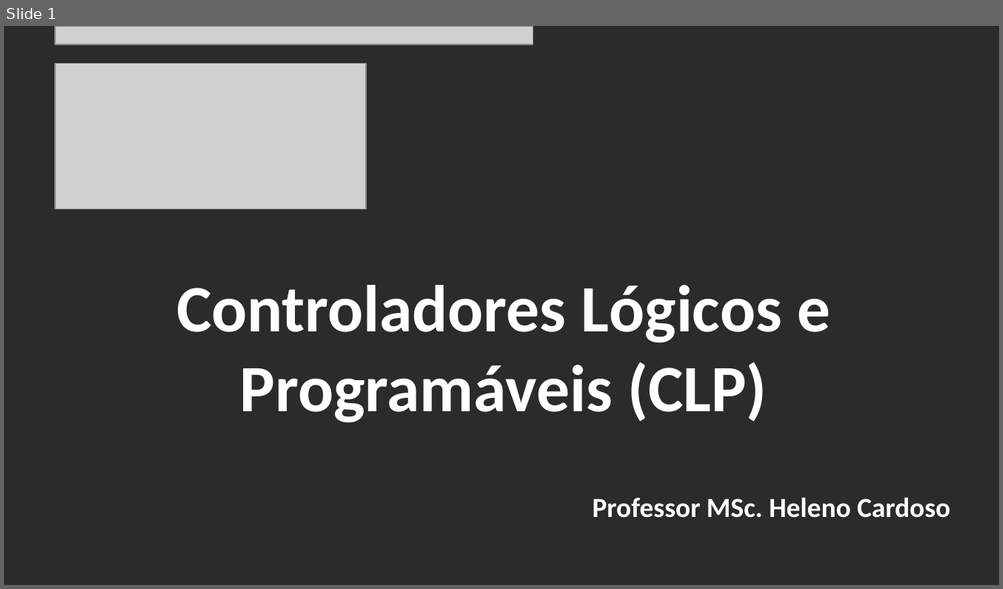
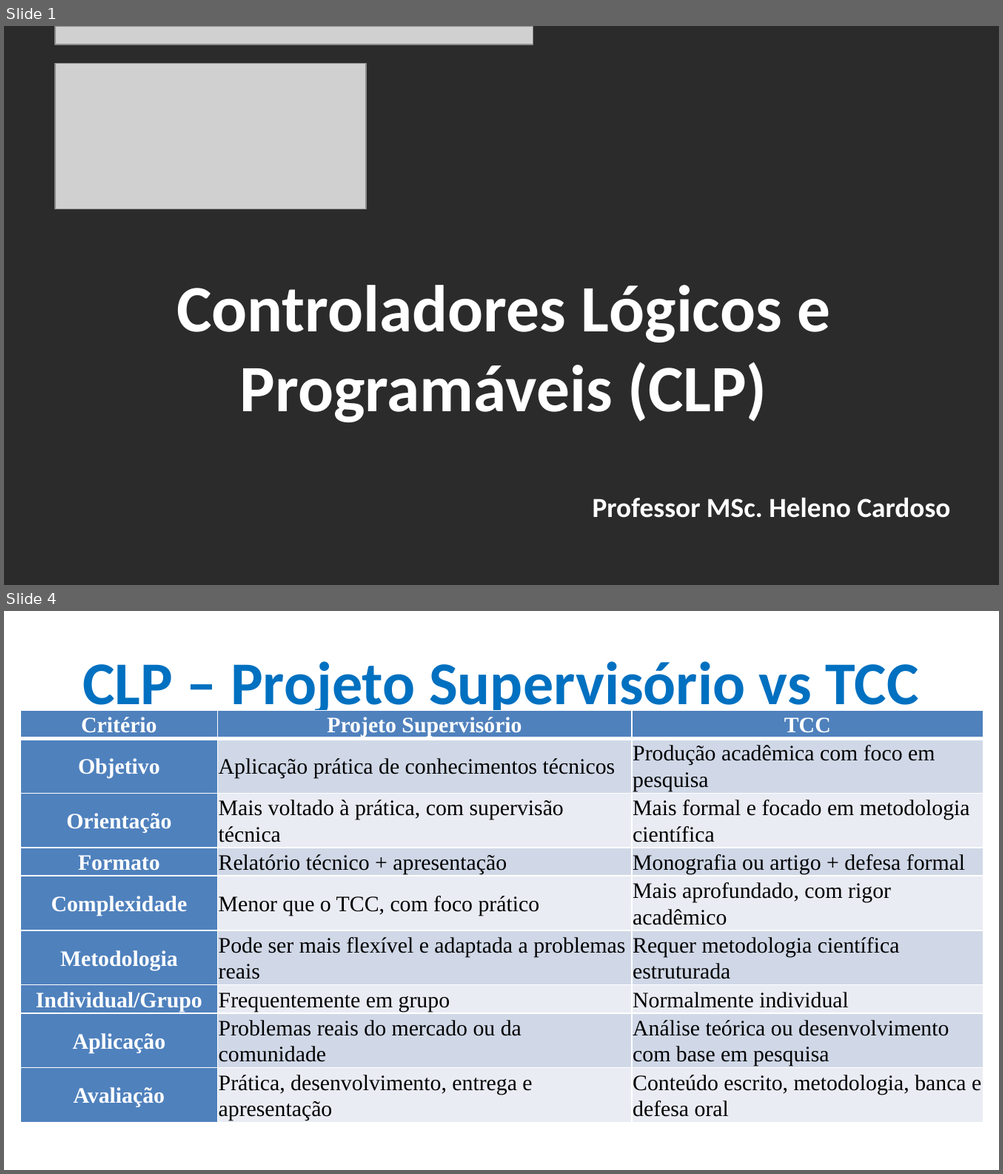
Before and after one commit to CloudEducationBrazil/WydenUniRuyControladoresLogicosProgCLP, a slide deck: 01 Classes/Aula10 - CLP - Recomendações Projetos Supervisórios.pptx. Shown one above the other, each under a label of ours: slide 1 before the commit, slides 1 and 4 after it; the slides between them are not shown. The pictures are 1003x589 and 1003x1174 pixels, drawn with LibreOffice and Linux fonts; fonts in the diff are those of the drawing; grey boxes stand for pictures; background and template pictures are left out; a plain dark background stands for a picture behind light text. Boxes give left, top, right and bottom in pixels: in the first picture for what was removed or moved away, otherwise in the second. Text is boxed around its words. In the diff, an @@ line names an element or a change of style, - is before the commit and + after.

Commit message:
Supervisórios CLP Recomendações ... - 08Mai2025

```diff
--- a/01 Classes/Aula10 - CLP - Recomendações Projetos Supervisórios.pptx
+++ b/01 Classes/Aula10 - CLP - Recomendações Projetos Supervisórios.pptx
@@ slide 4 added at [4,611,999,1170], background picture (left out) @@
@@ title added at [82,661,919,718], 44 pt, text #0070C0, bold @@
+CLP – Projeto Supervisório vs TCC
@@ table added at [21,710,982,1137], 9 rows, 3 columns @@
+Critério | Projeto Supervisório | TCC
+Objetivo | Aplicação prática de conhecimentos técnicos | Produção acadêmica com foco em pesquisa
+Orientação | Mais voltado à prática, com supervisão técnica | Mais formal e focado em metodologia científica
+Formato | Relatório técnico + apresentação | Monografia ou artigo + defesa formal
+Complexidade | Menor que o TCC, com foco prático | Mais aprofundado, com rigor acadêmico
+Metodologia | Pode ser mais flexível e adaptada a problemas reais | Requer metodologia científica estruturada
+Individual/Grupo | Frequentemente em grupo | Normalmente individual
+Aplicação | Problemas reais do mercado ou da comunidade | Análise teórica ou desenvolvimento com base em pesquisa
+Avaliação | Prática, desenvolvimento, entrega e apresentação | Conteúdo escrito, metodologia, banca e defesa oral
```
Also in this commit, not shown: 6 slides changed, 12 other slides added, 1 other file.
